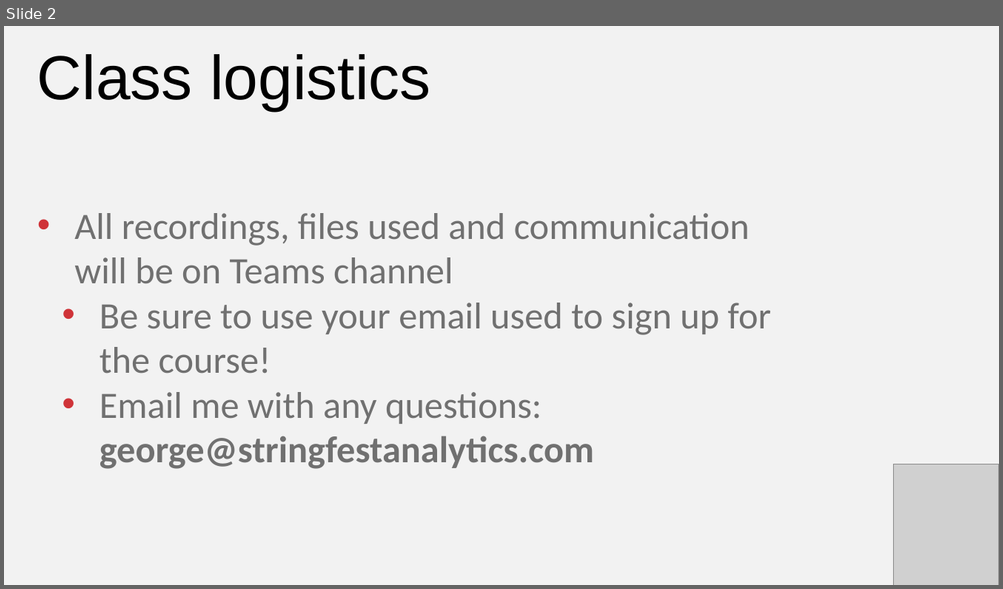
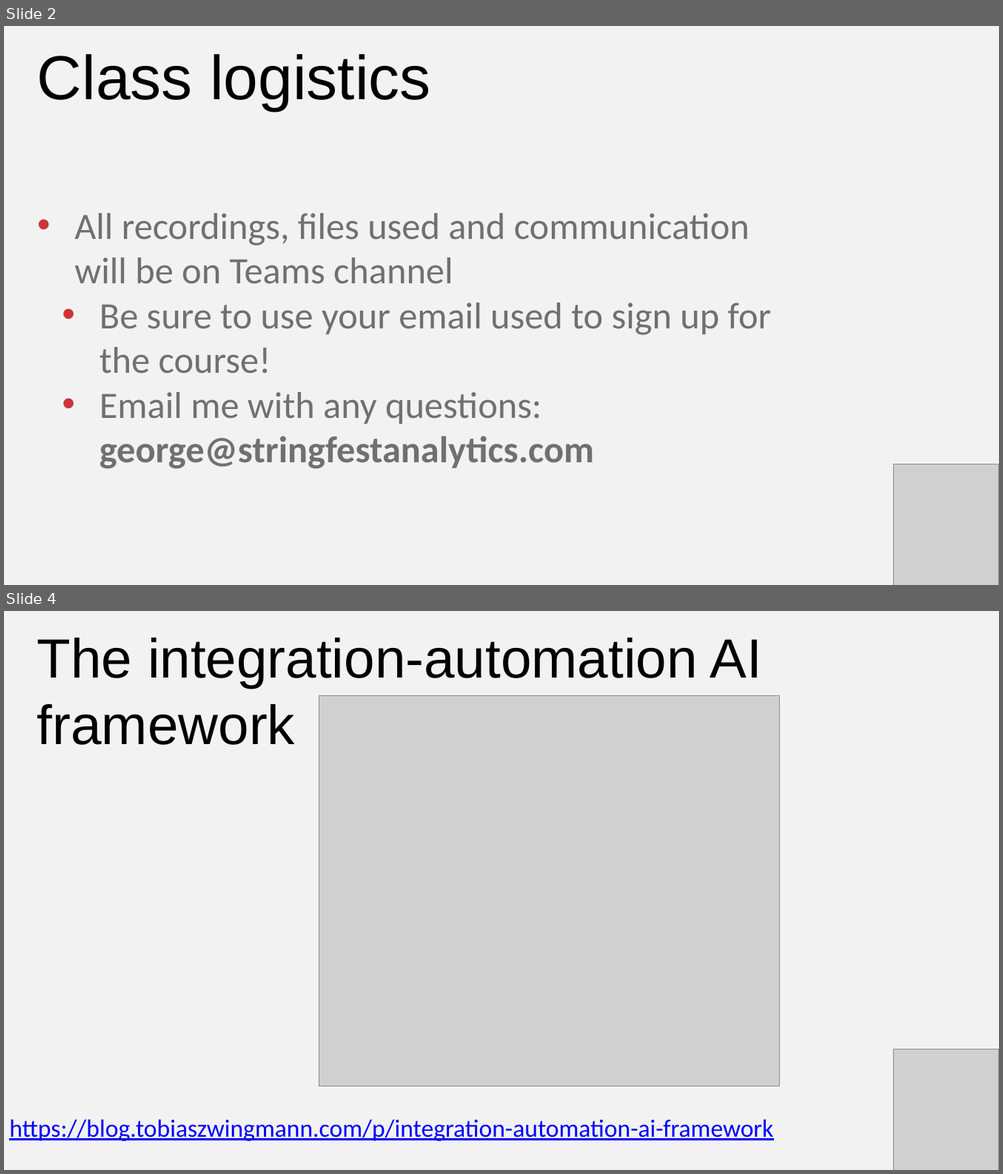
Before and after one commit to stringfestdata/ai-for-excel-in-a-week, a slide deck: day-3-copilot-python-agent-model/day-3-copilot-python-agent-mode.pptx. Shown one above the other, each under a label of ours: slide 2 before the commit, slides 2 and 4 after it; the slides between them are not shown. The pictures are 1003x589 and 1003x1174 pixels, drawn with LibreOffice and Linux fonts; fonts in the diff are those of the drawing; grey boxes stand for pictures. Boxes give left, top, right and bottom in pixels: in the first picture for what was removed or moved away, otherwise in the second. Text is boxed around its words. In the diff, an @@ line names an element or a change of style, - is before the commit and + after.

```diff
--- a/day-3-copilot-python-agent-model/day-3-copilot-python-agent-mode.pptx
+++ b/day-3-copilot-python-agent-model/day-3-copilot-python-agent-mode.pptx
@@ slide 4 added at (4,611,999,1170), background #F2F2F2 @@
@@ text added at (37,638,761,745), 80 pt, text #000000 @@
+The integration-automation AI framework
@@ picture added at (318,695,779,1086) @@
@@ picture added at (893,1049,998,1170) @@
@@ text added at (9,1119,773,1142), 36 pt, text #0000FF, underline @@
+https://blog.tobiaszwingmann.com/p/integration-automation-ai-framework
```
Also in this commit, not shown: 3 slides changed, 4 other slides added, 3 slides removed, 26 other files.
